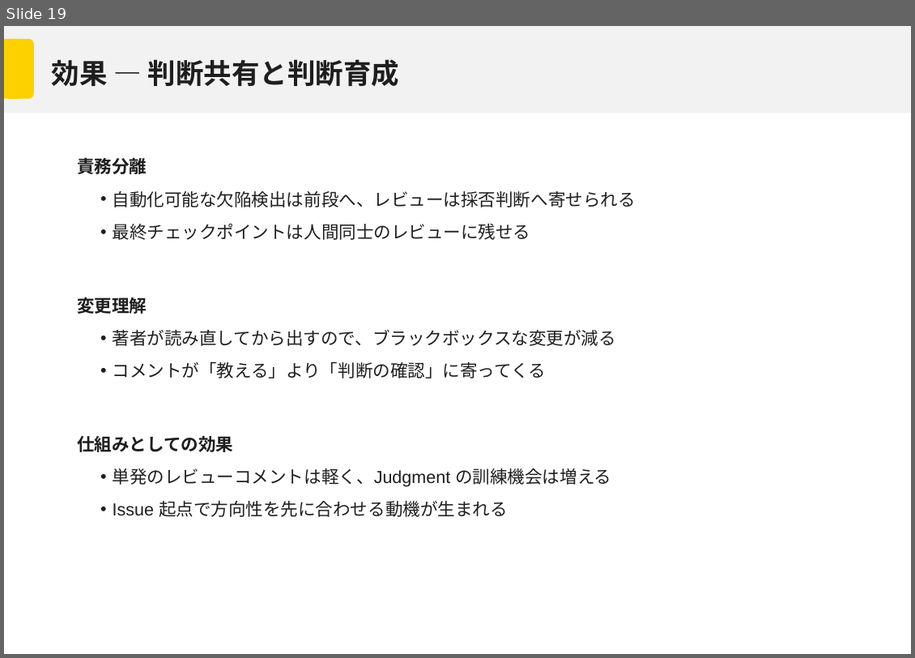
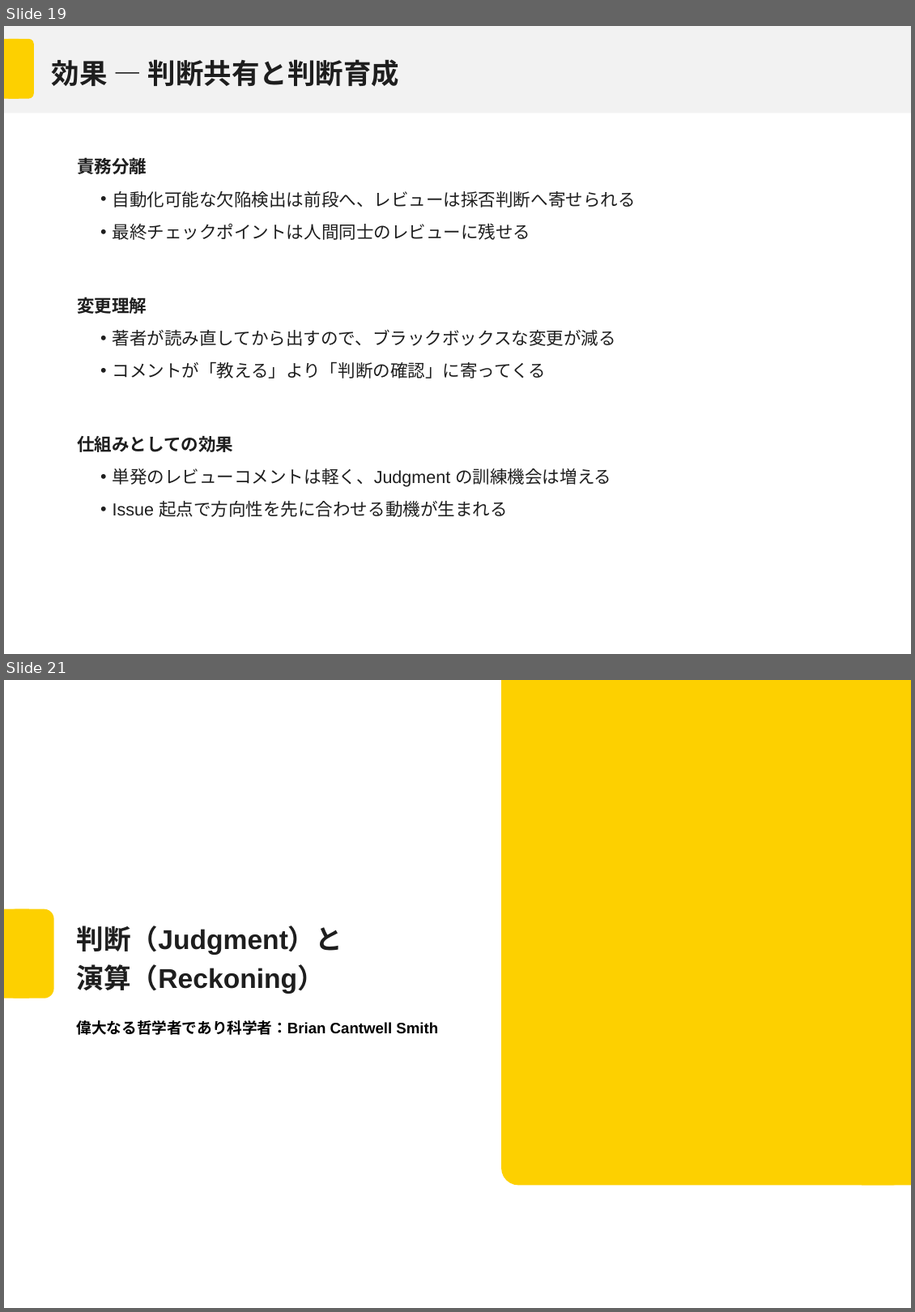
Before and after one commit to Mori-Taiki/Presentation, a slide deck: TechMeeting202604/techmeeting20260406.pptx. Shown one above the other, each under a label of ours: slide 19 before the commit, slides 19 and 21 after it; the slides between them are not shown. The pictures are 915x658 and 915x1312 pixels, drawn with LibreOffice and Linux fonts; fonts in the diff are those of the drawing; background and template pictures are left out. Boxes give left, top, right and bottom in pixels: in the first picture for what was removed or moved away, otherwise in the second. Text is boxed around its words. In the diff, an @@ line names an element or a change of style, - is before the commit and + after.

```diff
--- a/TechMeeting202604/techmeeting20260406.pptx
+++ b/TechMeeting202604/techmeeting20260406.pptx
@@ slide 21 added at (4,680,911,1308), background #FDD000; not listed: 3 template elements that a slide beside it also shows @@
@@ rectangle added at (4,680,911,1308), fill #FFFFFF @@
@@ rounded rectangle added at (501,689,910,1185), fill #FDD000 @@
@@ rectangle added at (501,680,911,739), fill #FDD000 @@
@@ rectangle added at (862,680,911,1185), fill #FDD000 @@
@@ rectangle added at (4,909,29,999), fill #FDD000 @@
@@ rounded rectangle added at (6,909,53,999), fill #FDD000 @@
@@ title added at (77,925,343,993), 23.4 pt, text #1E1E1E, bold @@
+判断（Judgment）と
+演算（Reckoning）
@@ subtitle added at (77,1020,438,1035), 13 pt, text #000000, bold @@
+偉大なる哲学者であり科学者：Brian Cantwell Smith
```
Also in this commit, not shown: 9 slides changed, 4 other slides added.
